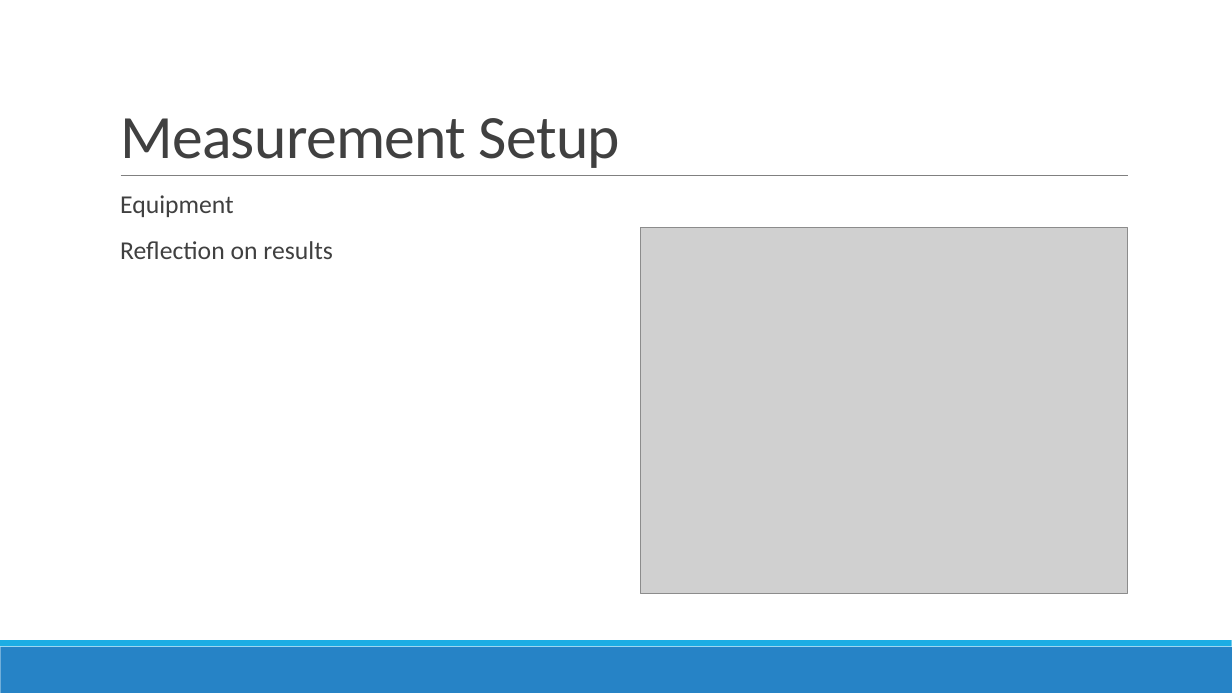
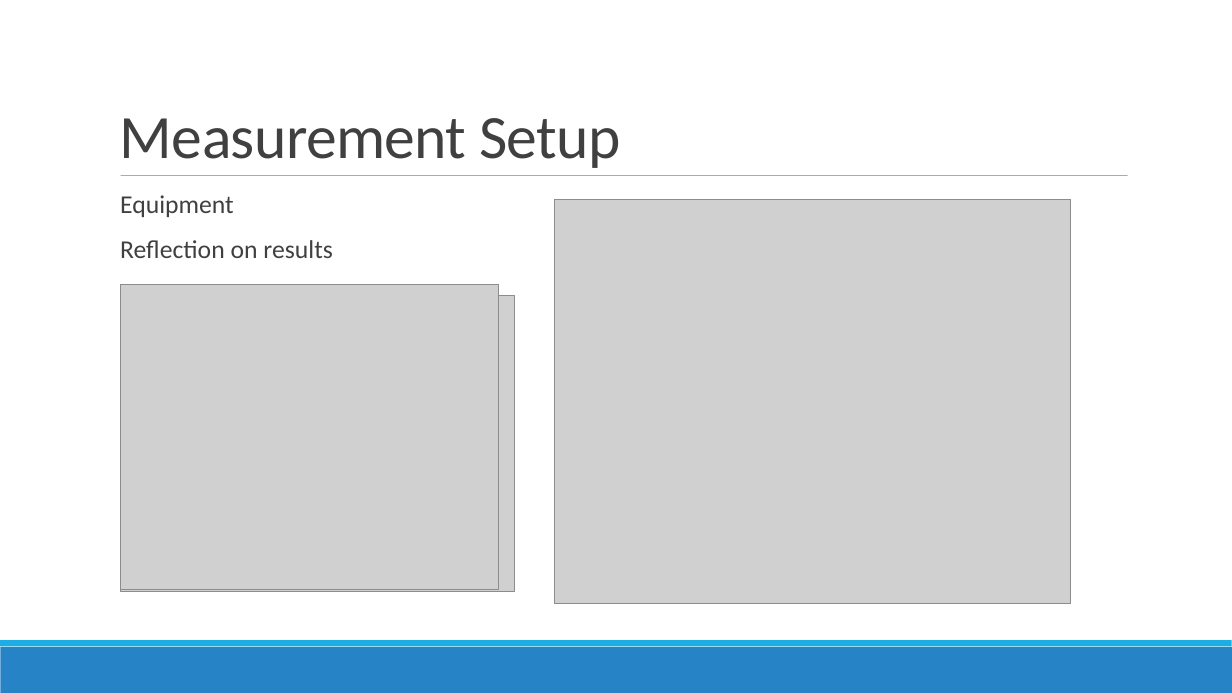
Before and after one commit to lsangild/ETLYAK, a slide deck: slide 5 of Presentation/Speaker Modelling.pptx. Drawn at 1232x693 pixels with LibreOffice and Linux fonts; fonts in the diff are those of the drawing; grey boxes stand for pictures. Boxes give left, top, right and bottom in pixels: in the first picture for what was removed or moved away, otherwise in the second. Text is boxed around its words. In the diff, an @@ line names an element or a change of style, - is before the commit and + after.

```diff
--- a/Presentation/Speaker Modelling.pptx
+++ b/Presentation/Speaker Modelling.pptx
@@ line (121, 176) - (1128, 176): stroke #808080 0.5 pt to #808080 0.51 pt @@
@@ picture added at bbox=[555, 200, 1071, 604] @@
@@ picture: place and size @@
-picture at bbox=[640, 228, 1128, 593]
+picture at bbox=[120, 296, 515, 592]
@@ picture added at bbox=[120, 285, 499, 590] @@
```
Also in this commit, not shown: 5 other slides changed.
